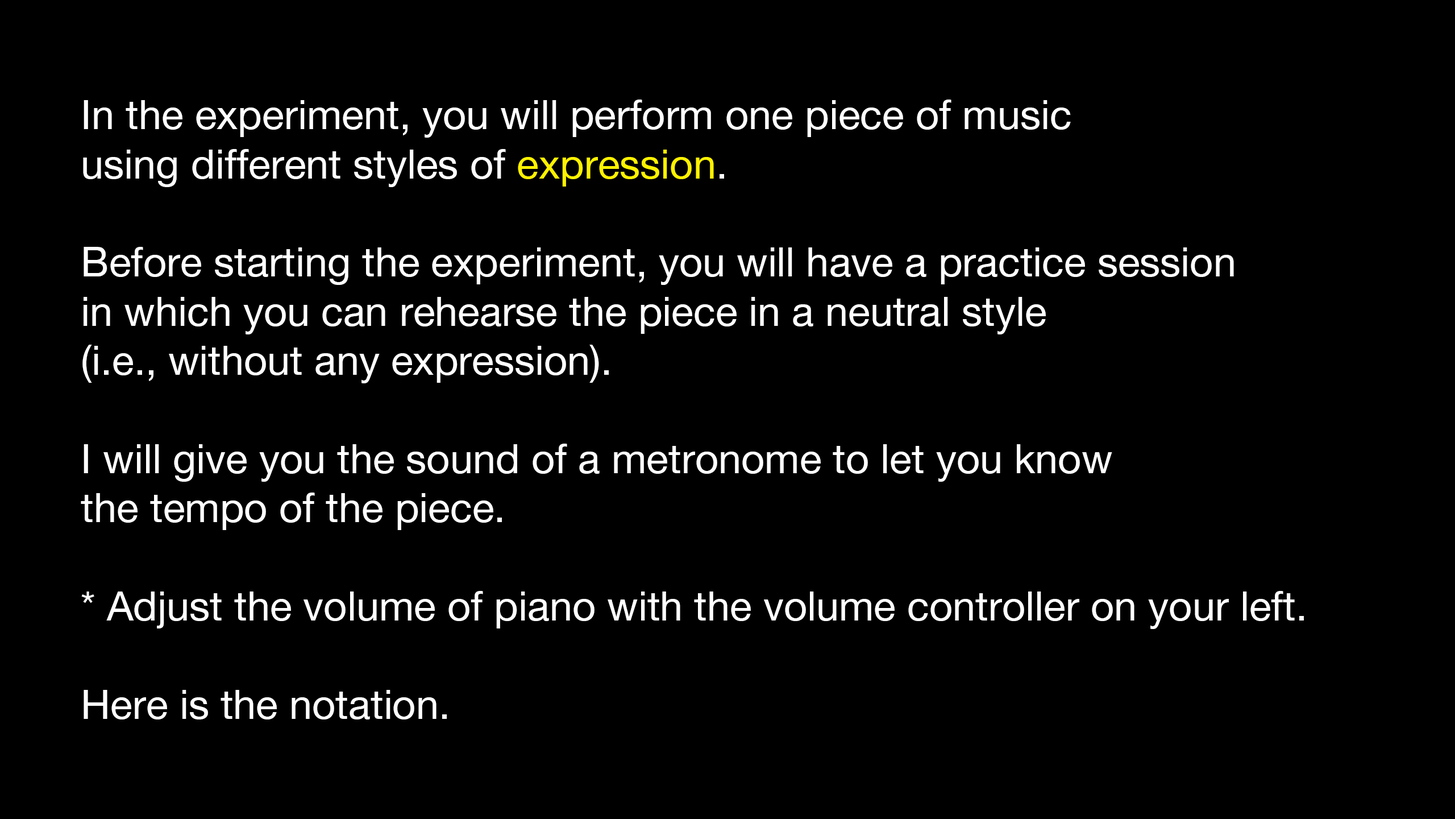
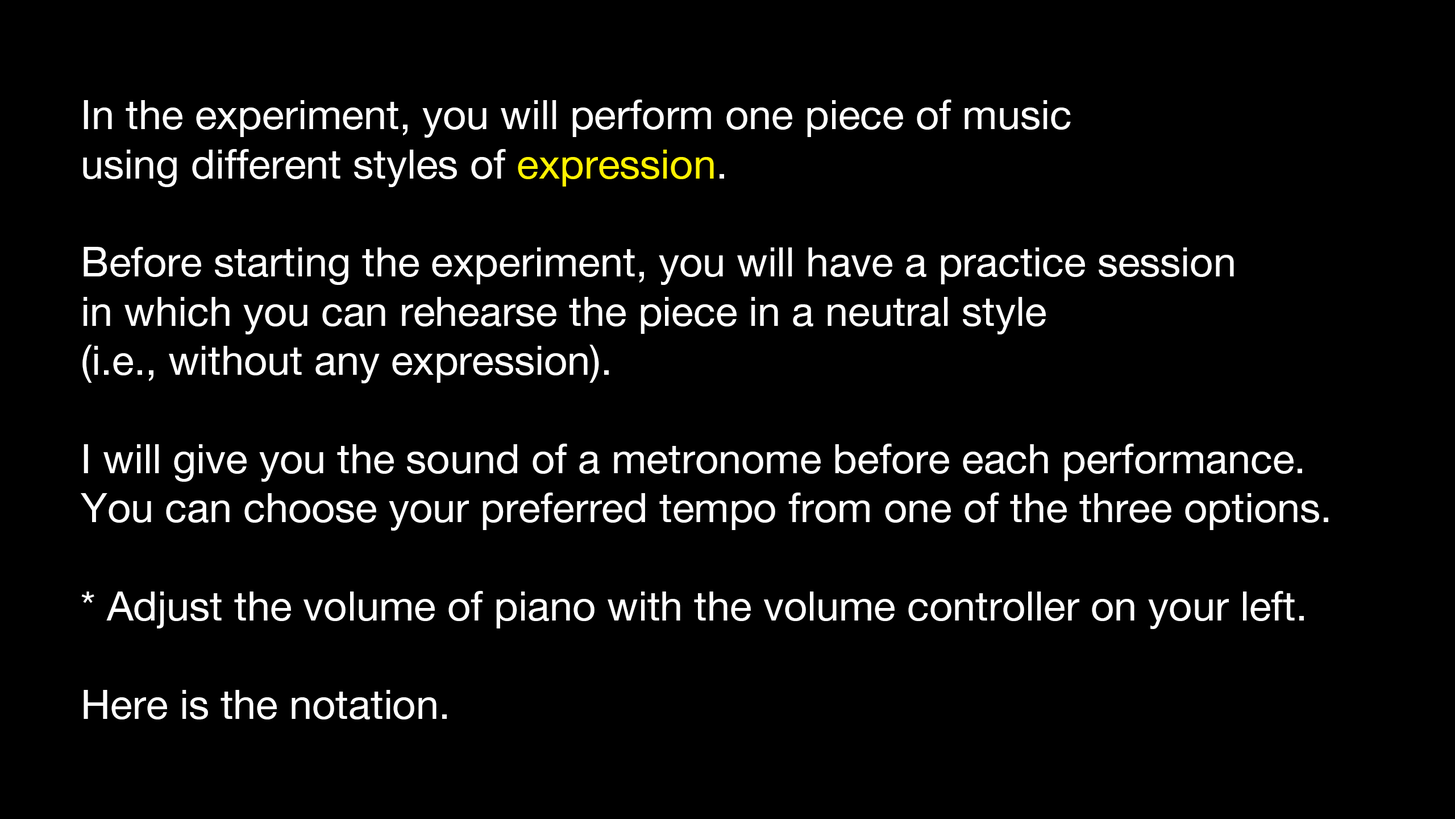
Layers edited between the first and the second 1455 x 819 image:
painted on "In the experiment, you will perform one piece of music using di" over [left=80, top=443, right=1329, bottom=531]
